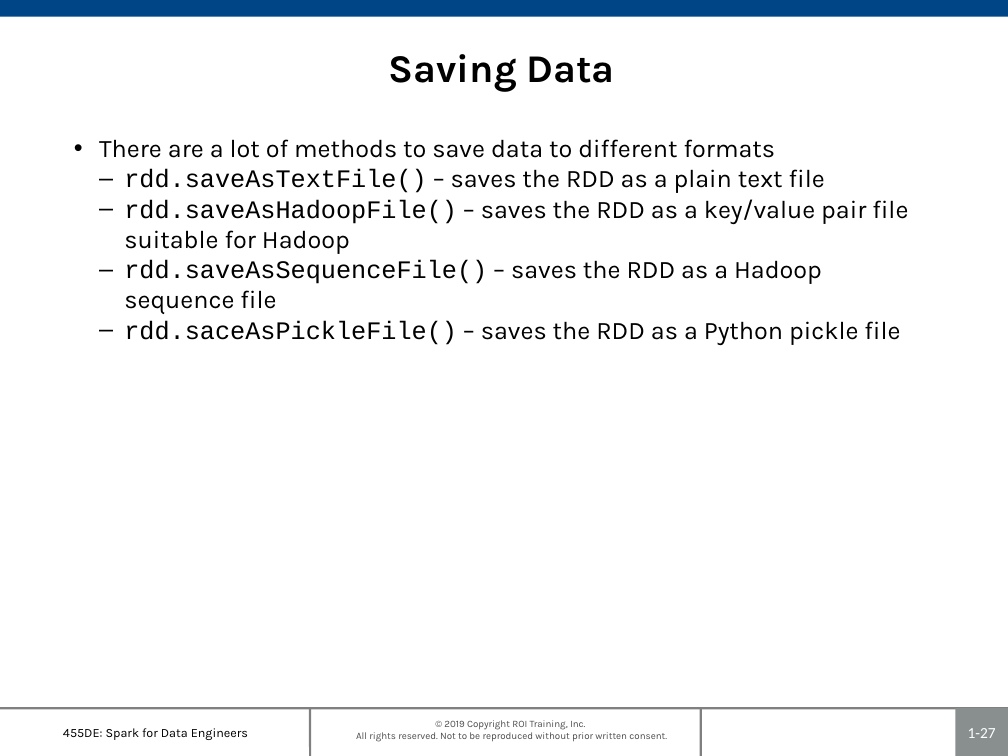
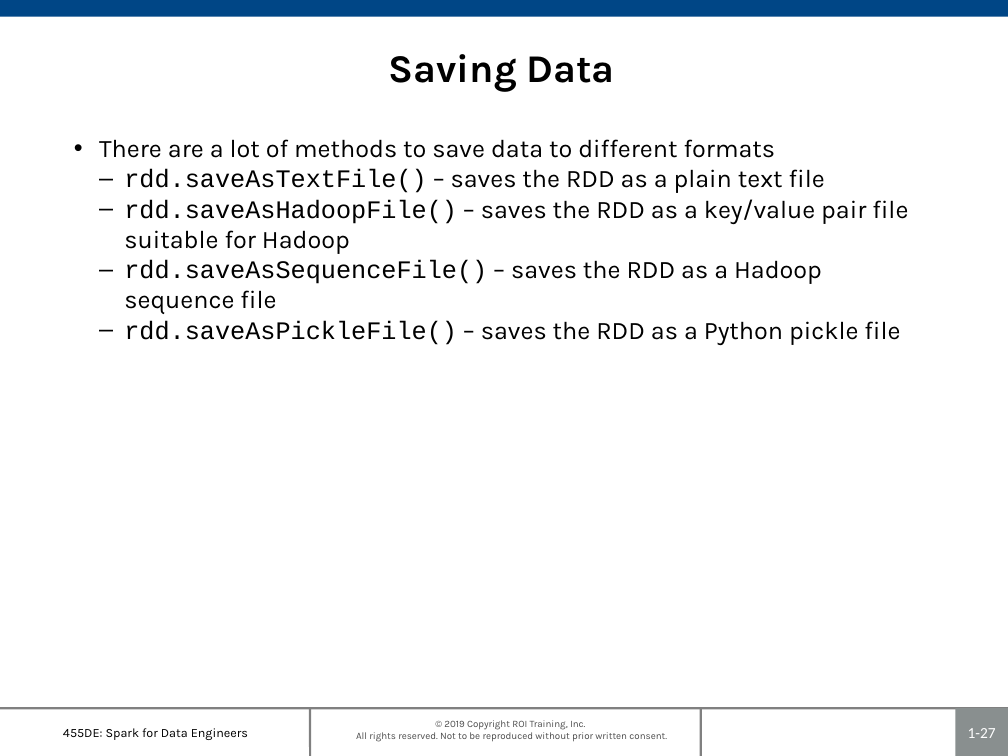
Before and after one commit to roitraining/SparkforDataEngineers, a slide deck: slide 27 of 455DE-Ch01_IntroToSpark.pptx. Drawn at 1008x756 pixels with LibreOffice and Linux fonts; fonts in the diff are those of the drawing; background and template pictures are left out. Boxes give left, top, right and bottom in pixels: in the first picture for what was removed or moved away, otherwise in the second. Text is boxed around its words. In the diff, an @@ line names an element or a change of style, - is before the commit and + after.

```diff
--- a/455DE-Ch01_IntroToSpark.pptx
+++ b/455DE-Ch01_IntroToSpark.pptx
@@ text at (124,320,900,345): text changed @@
-  – rdd.saceAsPickleFile() – saves the RDD as a Python pickle file
+  – rdd.saveAsPickleFile() – saves the RDD as a Python pickle file
```
Also in this commit, not shown: 4 other files.
